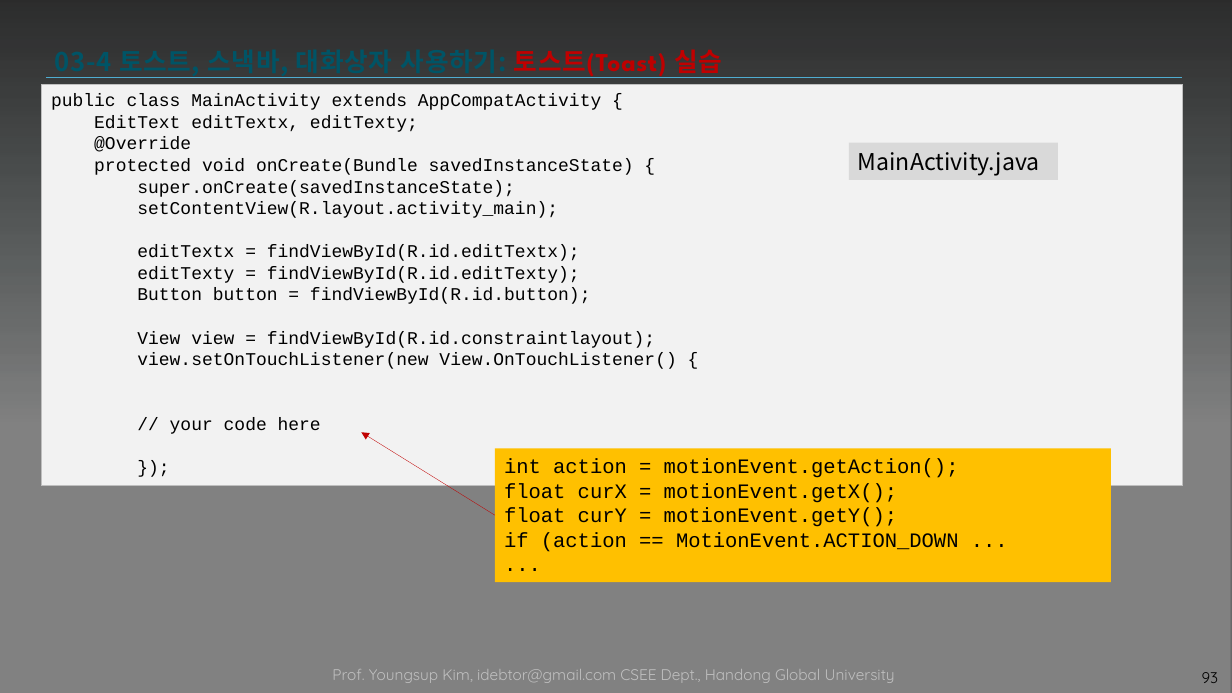
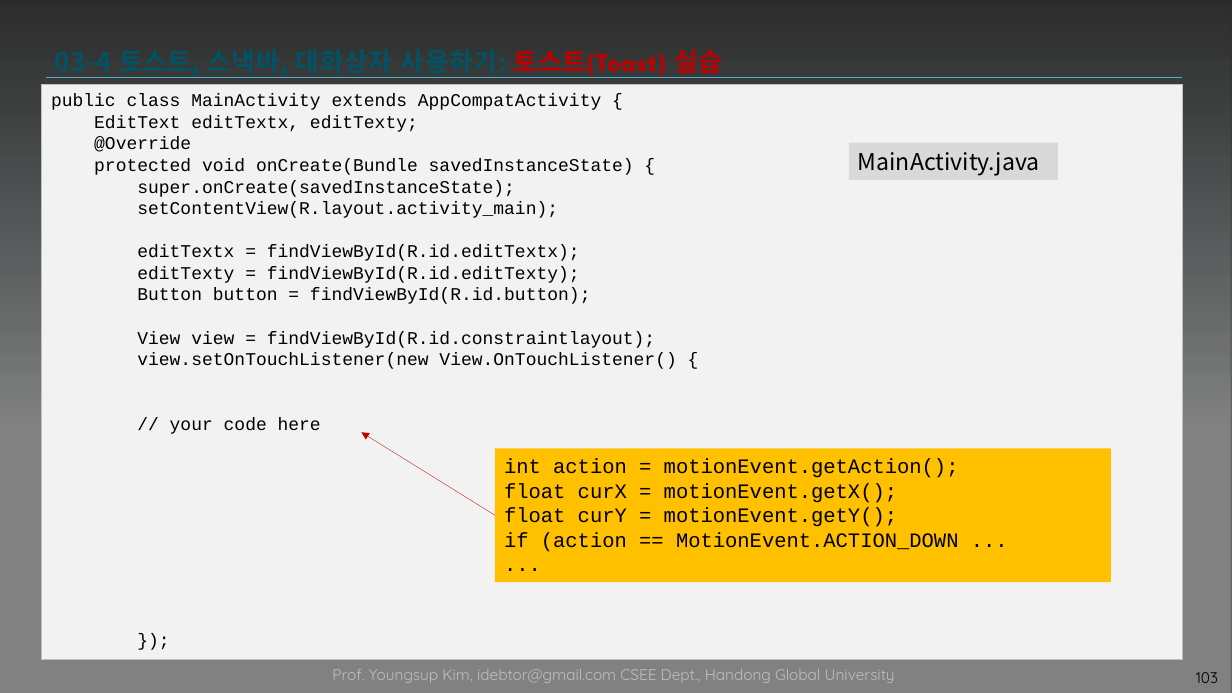
Before and after one commit to tae7841/HuStarAS, a slide deck: slide 103 of ppts/03Widget.pptx (slide 93 before the commit). Drawn at 1232x693 pixels with LibreOffice and Linux fonts; fonts in the diff are those of the drawing; background and template pictures are left out; a plain dark background stands for a picture behind light text. Boxes give left, top, right and bottom in pixels: in the first picture for what was removed or moved away, otherwise in the second. Text is boxed around its words. In the diff, an @@ line names an element or a change of style, - is before the commit and + after.

```diff
--- a/ppts/03Widget.pptx
+++ b/ppts/03Widget.pptx
@@ rectangle "public class MainActivity extends AppCompatActivity ...": place and size @@
-rectangle "public class MainActivity extends AppCompatActivity ..." at <box>42,84,1182,485</box>
+rectangle "public class MainActivity extends AppCompatActivity ..." at <box>42,84,1182,660</box>
@@ page number at <box>1196,672,1218,683</box>: text changed @@
-93
+103
```
Also in this commit, not shown: 24 other slides changed, 15 slides added, 8 slides removed.
